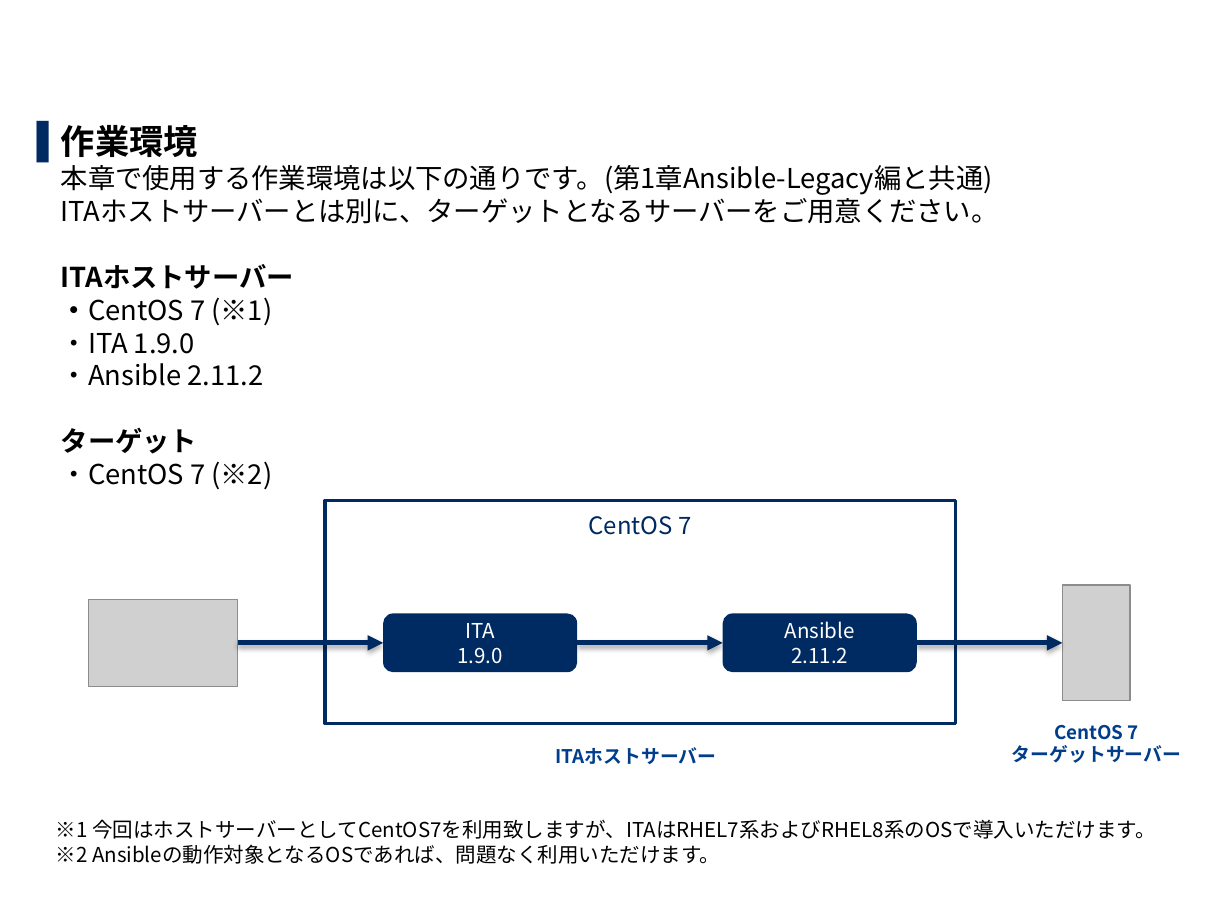
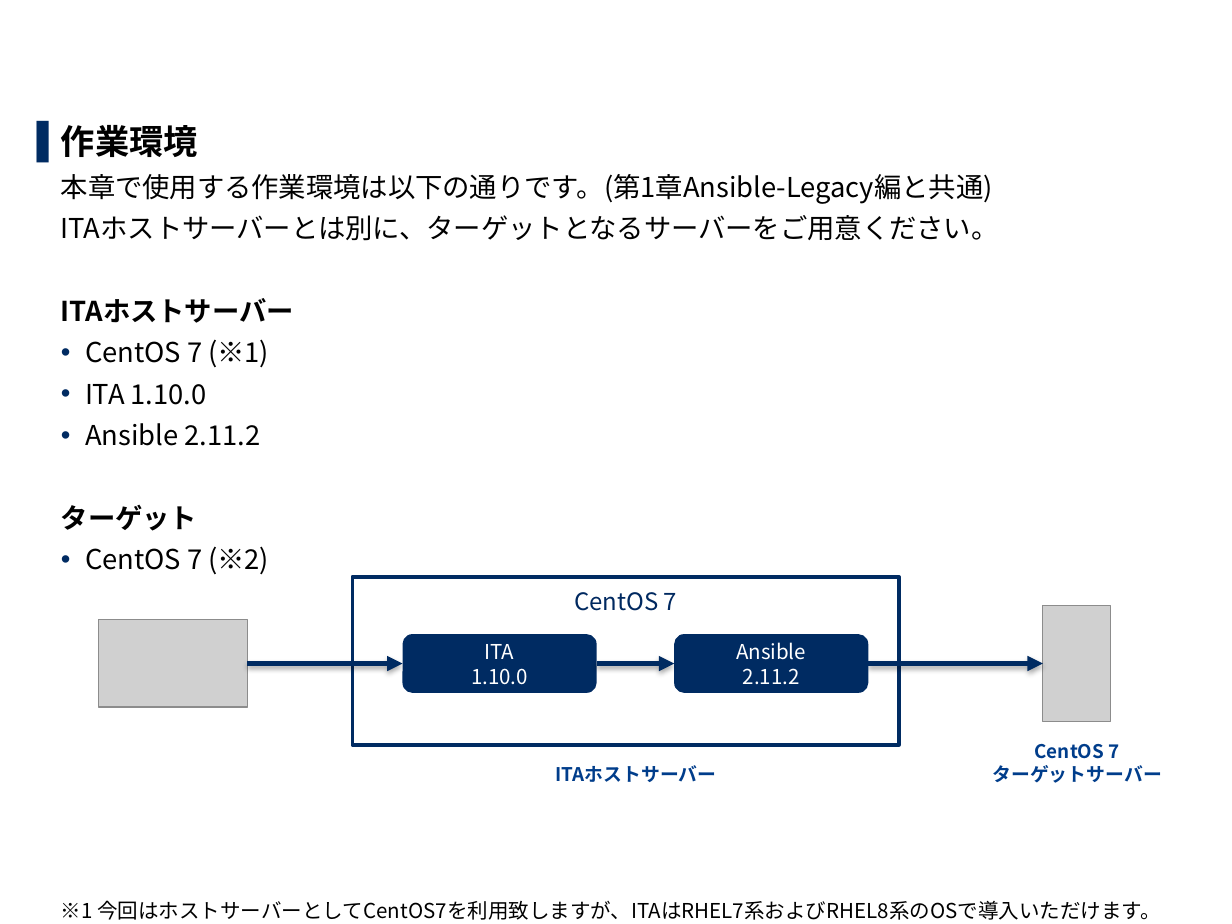
Before and after one commit to exastro-suite/it-automation-docs, a slide deck: slide 27 of asset/Learn_ja/ITA-Ansible-Driver_ja_practice.pptx (slide 26 before the commit). Drawn at 1232x924 pixels with LibreOffice and Linux fonts; fonts in the diff are those of the drawing; grey boxes stand for pictures; background and template pictures are left out. Boxes give left, top, right and bottom in pixels: in the first picture for what was removed or moved away, otherwise in the second. Text is boxed around its words. In the diff, an @@ line names an element or a change of style, - is before the commit and + after.

```diff
--- a/asset/Learn_ja/ITA-Ansible-Driver_ja_practice.pptx
+++ b/asset/Learn_ja/ITA-Ansible-Driver_ja_practice.pptx
@@ text at box(61, 125, 1160, 920): text changed @@
-▌ 作業環境
-  本章で使用する作業環境は以下の通りです。(第1章Ansible-Legacy編と共通)
-  ITAホストサーバーとは別に、ターゲットとなるサーバーをご用意ください。
-  ITAホストサーバー
-  ・CentOS 7 (※1)
-  ・ITA 1.9.0
-  ・Ansible 2.11.2
-  ターゲット
-  ・CentOS 7 (※2)
+▌ 作業環境
+  本章で使用する作業環境は以下の通りです。(第1章Ansible-Legacy編と共通)
+  ITAホストサーバーとは別に、ターゲットとなるサーバーをご用意ください。
+  ITAホストサーバー
+  • CentOS 7 (※1)
+  • ITA 1.10.0
+  • Ansible 2.11.2
+  ターゲット
+  • CentOS 7 (※2)
+  ※1 今回はホストサーバーとしてCentOS7を利用致しますが、ITAはRHEL7系およびRHEL8系のOSで導入いただけます。
+  ※2 Ansibleの動作対象となるOSであれば、問題なく利用いただけます。
@@ rectangle "CentOS 7": place and size @@
-rectangle "CentOS 7" at box(325, 500, 956, 723)
+rectangle "CentOS 7" at box(352, 577, 899, 745)
@@ picture: place and size @@
-picture at box(89, 599, 238, 686)
+picture at box(99, 620, 248, 707)
@@ picture: place and size @@
-picture at box(1062, 585, 1130, 701)
+picture at box(1044, 606, 1111, 722)
@@ rounded rectangle "ITA": place and size @@
-rounded rectangle "ITA" at box(383, 614, 578, 673)
+rounded rectangle "ITA" at box(403, 634, 598, 694)
@@ rounded rectangle "Ansible": place and size @@
-rounded rectangle "Ansible" at box(723, 614, 918, 673)
+rounded rectangle "Ansible" at box(674, 634, 869, 694)
@@ arrow moved from (238, 643) - (383, 643) to (248, 664) - (403, 664) @@
@@ text in rounded rectangle at box(471, 668, 528, 685): text changed @@
-1.9.0
+1.10.0
@@ arrow moved from (577, 643) - (723, 643) to (596, 664) - (674, 664) @@
@@ arrow moved from (917, 643) - (1062, 643) to (869, 664) - (1044, 664) @@
@@ text "CentOS 7 ターゲットサーバー": place and size @@
-text "CentOS 7 ターゲットサーバー" at box(1012, 725, 1182, 763)
+text "CentOS 7 ターゲットサーバー" at box(992, 744, 1162, 783)
@@ text "ITAホストサーバー": place and size @@
-text "ITAホストサーバー" at box(555, 747, 716, 764)
+text "ITAホストサーバー" at box(555, 765, 716, 782)
@@ text removed at box(56, 819, 1155, 864) @@
-※1 今回はホストサーバーとしてCentOS7を利用致しますが、ITAはRHEL7系およびRHEL8系のOSで導入いただけます。
-※2 Ansibleの動作対象となるOSであれば、問題なく利用いただけます。
@@ page number at box(1121, 890, 1214, 919): text changed @@
-26
+27
```
Also in this commit, not shown: 60 other slides changed, 3 slides added, 3 other files.
